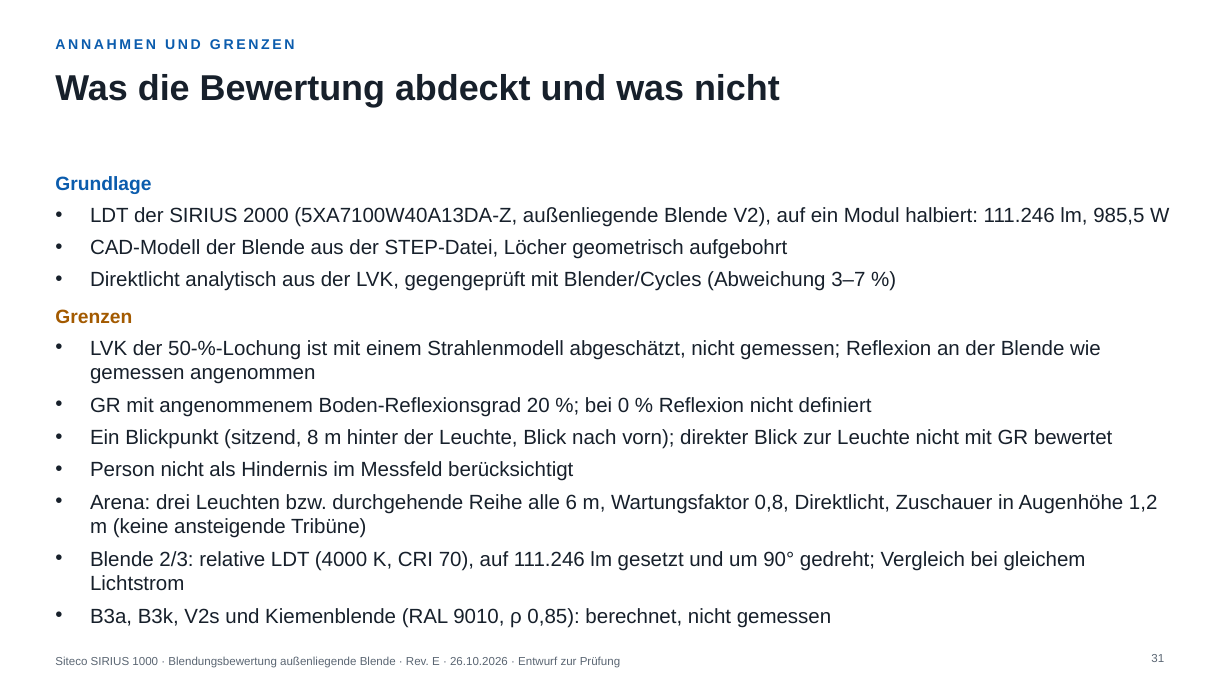
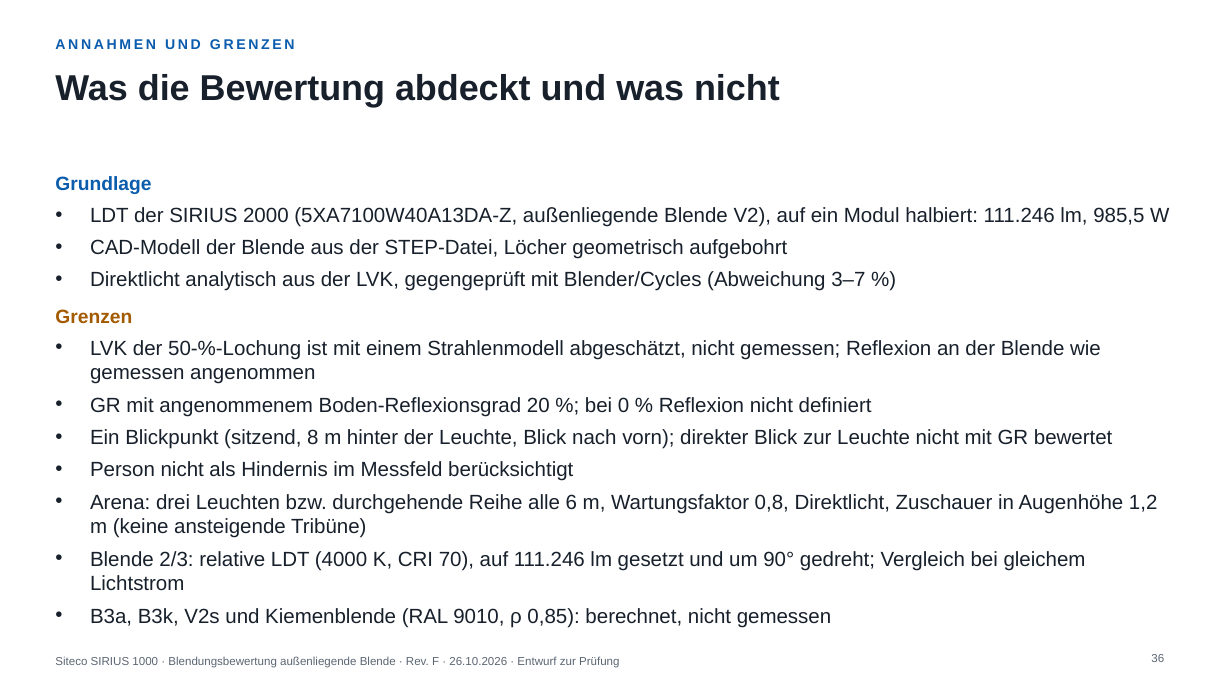
Before and after one commit to wielandroedel-cmyk/blender, a slide deck: slide 36 of lichtplanung/sirius1000/praesentation/Blendungsbewertung_SIRIUS1000_Blende.pptx (slide 31 before the commit). Drawn at 1232x693 pixels with LibreOffice and Linux fonts; fonts in the diff are those of the drawing. Boxes give left, top, right and bottom in pixels: in the first picture for what was removed or moved away, otherwise in the second. Text is boxed around its words. In the diff, an @@ line names an element or a change of style, - is before the commit and + after.

```diff
--- a/lichtplanung/sirius1000/praesentation/Blendungsbewertung_SIRIUS1000_Blende.pptx
+++ b/lichtplanung/sirius1000/praesentation/Blendungsbewertung_SIRIUS1000_Blende.pptx
@@ text at [55,656,619,668]: text changed @@
-Siteco SIRIUS 1000 · Blendungsbewertung außenliegende Blende · Rev. E · 26.10.2026 · Entwurf zur Prüfung
+Siteco SIRIUS 1000 · Blendungsbewertung außenliegende Blende · Rev. F · 26.10.2026 · Entwurf zur Prüfung
@@ page number at [1151,654,1164,662]: text changed @@
-31
+36
```
Also in this commit, not shown: 29 other slides changed, 5 slides added, 10 other files.
